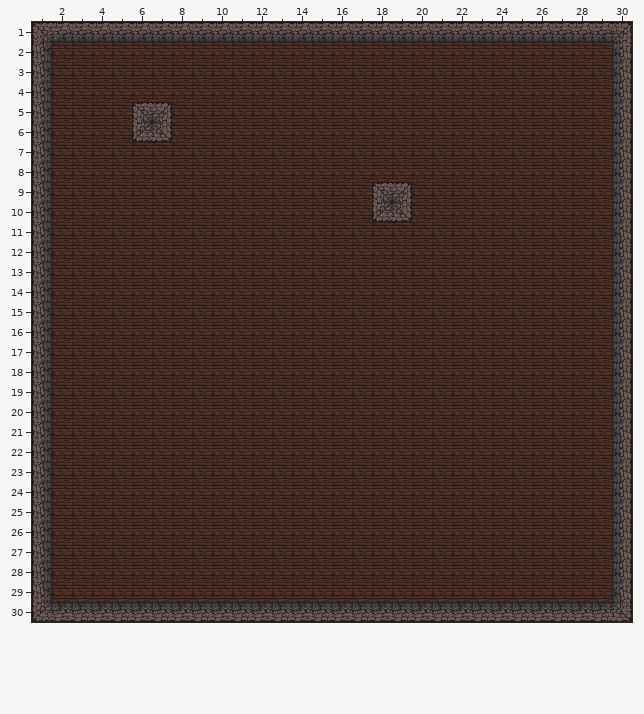
Two states of a Tiled map, tiled/phase_1.tmx. The first picture shows the starting point.
Cells are 32x32 px. Shown: x 1..30, y 1..30.
Now the later version:
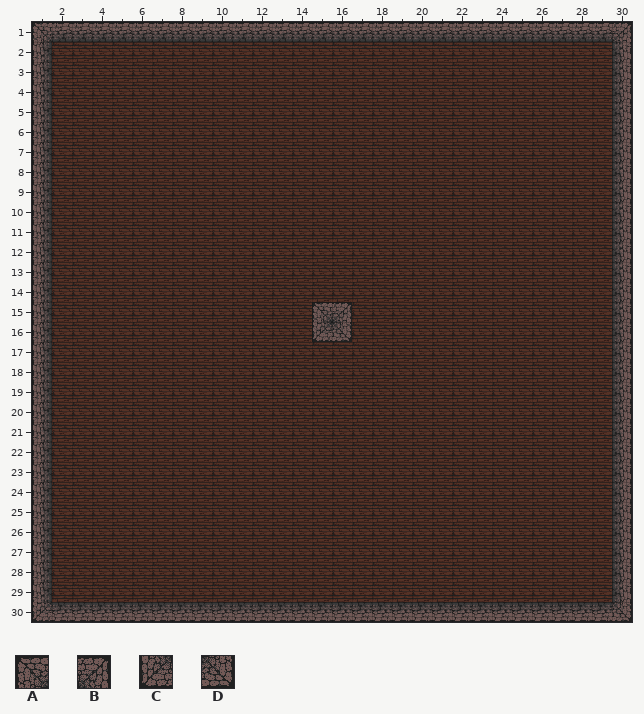
Key: from "tileset": A 0, B 2, C 16, D 18.
_ is an empty cell, . an unchanged one.
What changed:
--- layer "1"
@@ x 6..7 @@
- 5 AB
- 6 CD
+ 5 __
+ 6 __
@@ x 18..19 @@
- 9 AB
-10 CD
+ 9 __
+10 __
@@ x 15..16 @@
-15 __
-16 __
+15 AB
+16 CD
Pixel boxes of the changes (left, top, right, bottom) in both pictures:
removed: (132, 102, 172, 142)
removed: (372, 182, 412, 222)
added: (312, 302, 352, 342)
